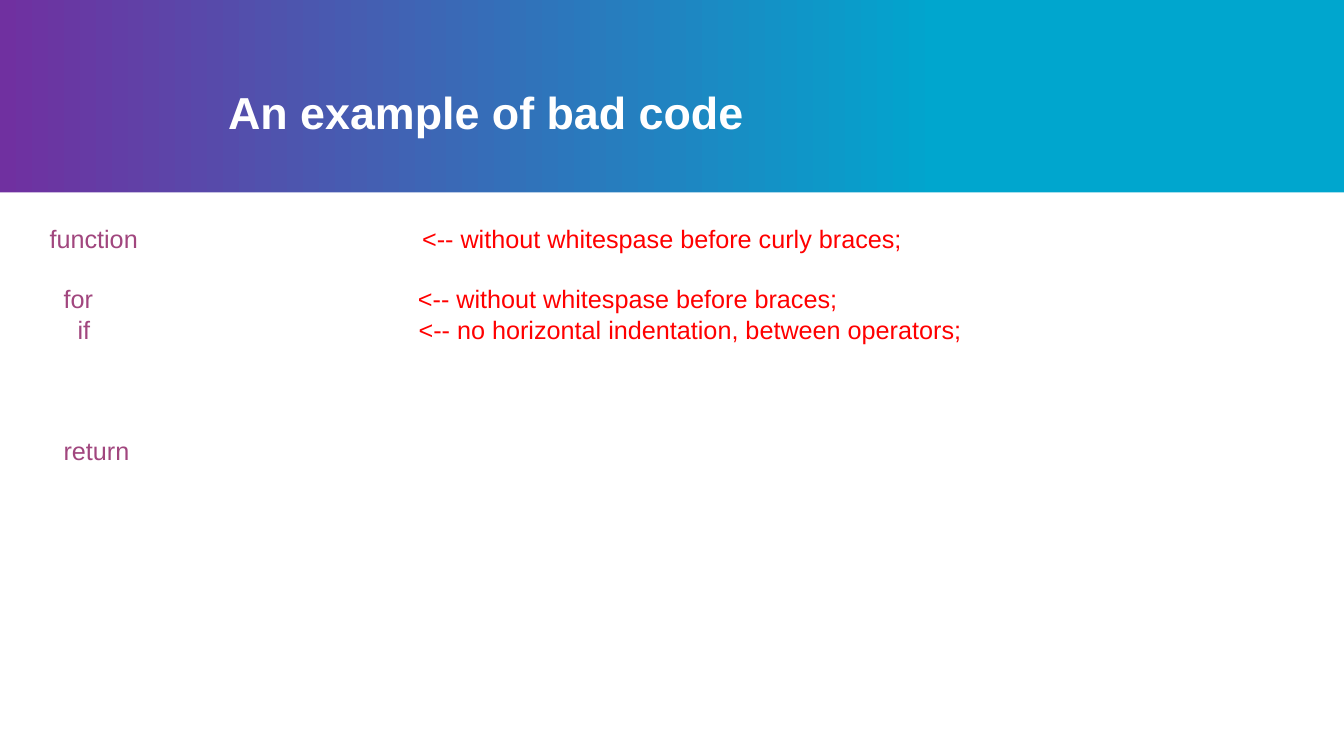
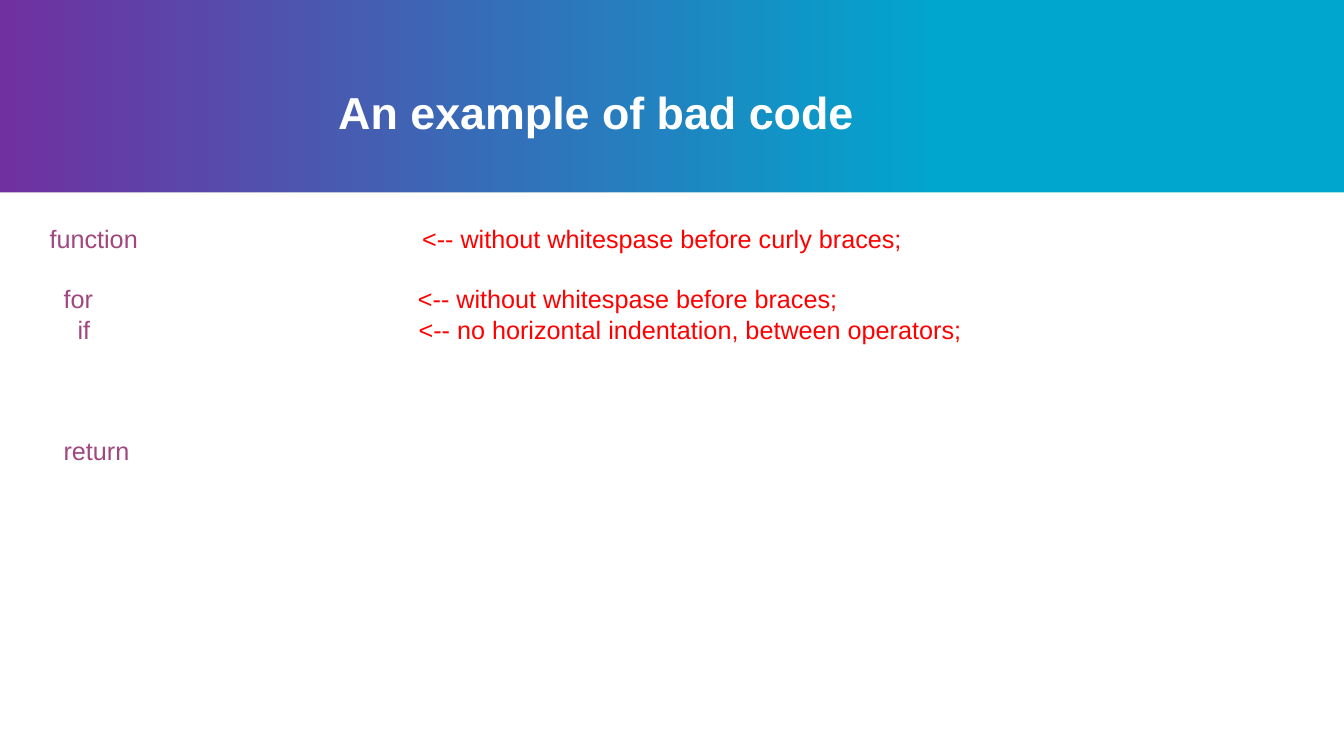
Before and after one commit to AlekOK/testNodeJS, a slide deck: slide 17 of SoftServe_PPT_Master_Slides_2020_Code_Convantion.odp. Drawn at 1344x756 pixels with LibreOffice and Linux fonts; fonts in the diff are those of the drawing; background and template pictures are left out. Boxes give left, top, right and bottom in pixels: in the first picture for what was removed or moved away, otherwise in the second. Text is boxed around its words. In the diff, an @@ line names an element or a change of style, - is before the commit and + after.

```diff
--- a/SoftServe_PPT_Master_Slides_2020_Code_Convantion.odp
+++ b/SoftServe_PPT_Master_Slides_2020_Code_Convantion.odp
@@ text "An example of bad code": place and size @@
-text "An example of bad code" at [228, 96, 744, 138]
+text "An example of bad code" at [338, 96, 853, 138]
```
Also in this commit, not shown: 4 other slides changed, 1 slide added, 9 other files.
